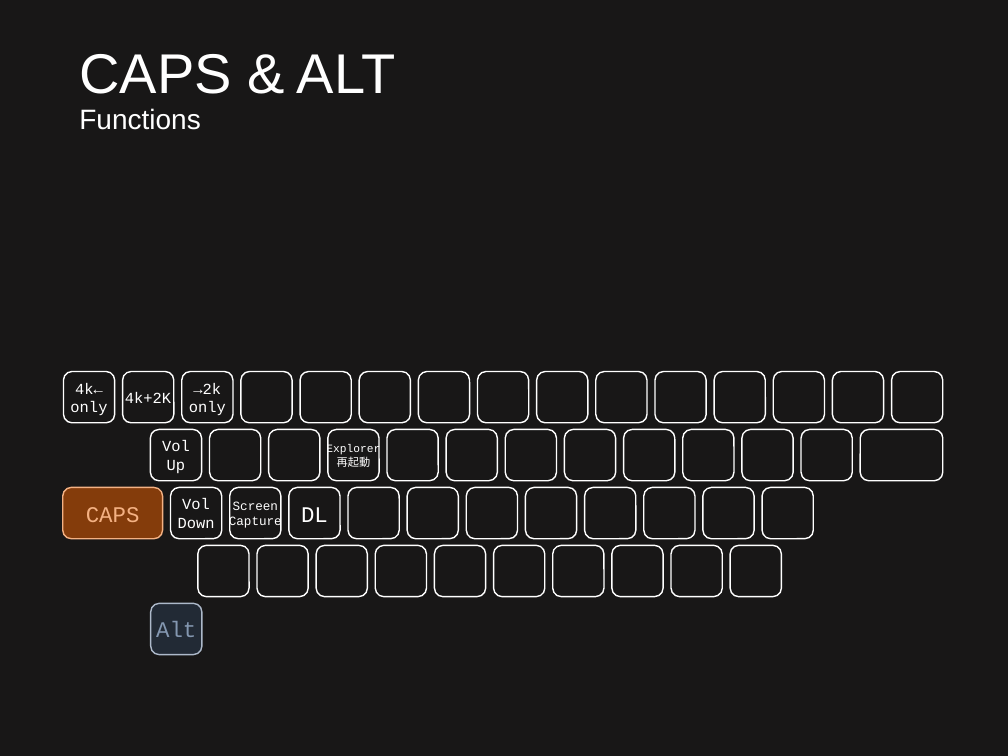
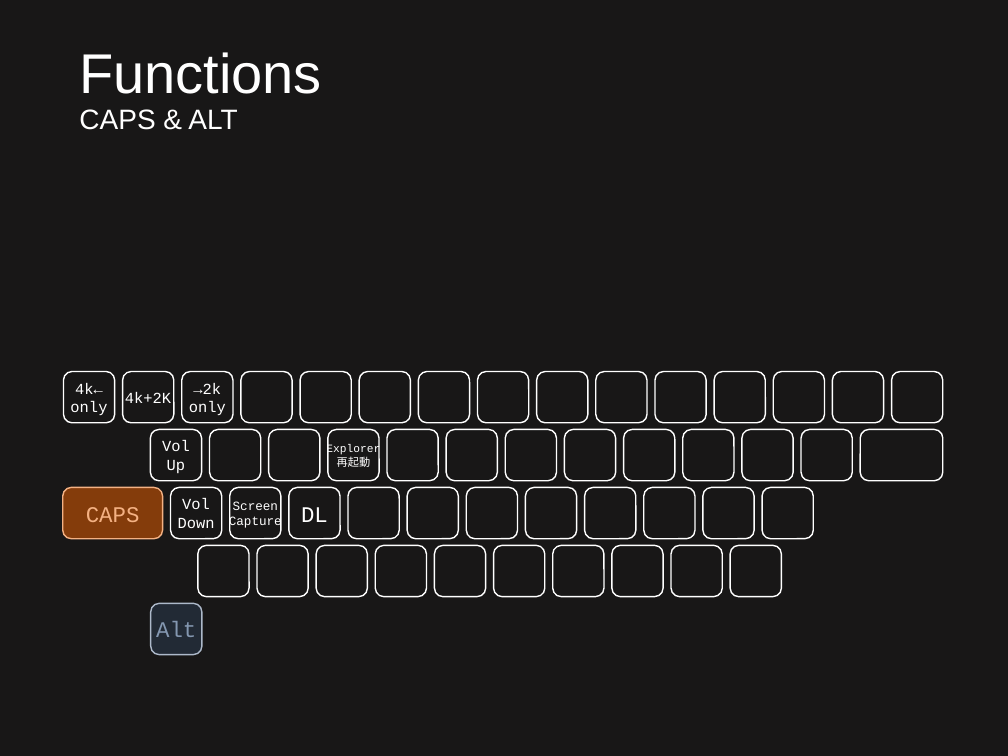
Before and after one commit to ittooo66/myAHKv2, a slide deck: slide 4 of MANUAL.pptx. Drawn at 1008x756 pixels with LibreOffice and Linux fonts; fonts in the diff are those of the drawing. Boxes give left, top, right and bottom in pixels: in the first picture for what was removed or moved away, otherwise in the second. Text is boxed around its words. In the diff, an @@ line names an element or a change of style, - is before the commit and + after.

```diff
--- a/MANUAL.pptx
+++ b/MANUAL.pptx
@@ title at box(79, 52, 322, 130): text changed; size 20 to 40 pt @@
-CAPS & ALT
-Functions
+Functions
+CAPS & ALT
```
Also in this commit, not shown: 6 other slides changed.
